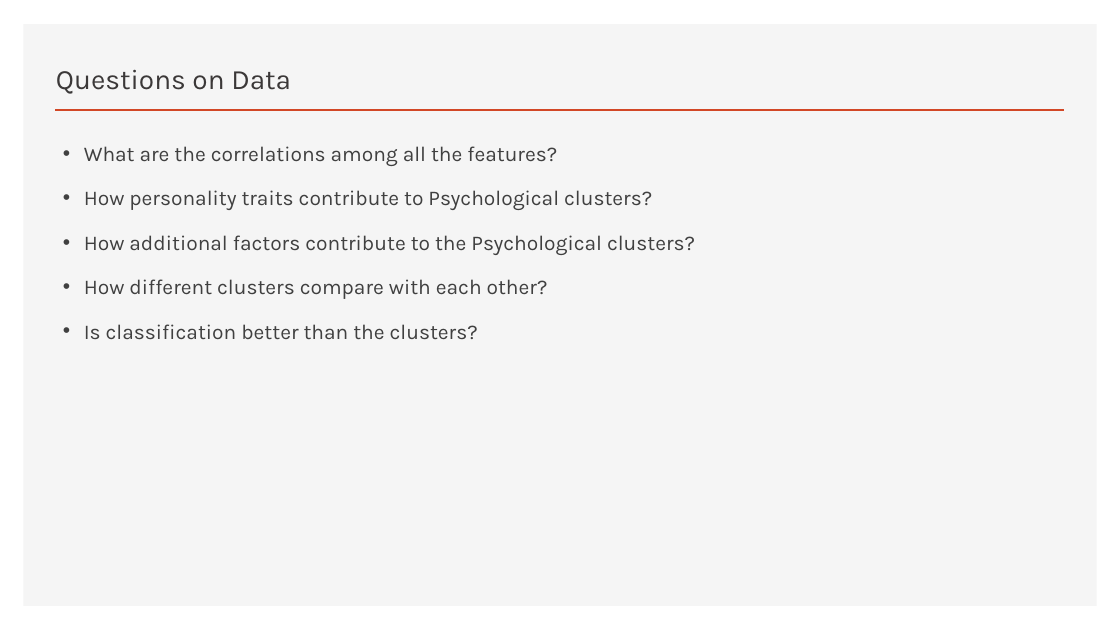
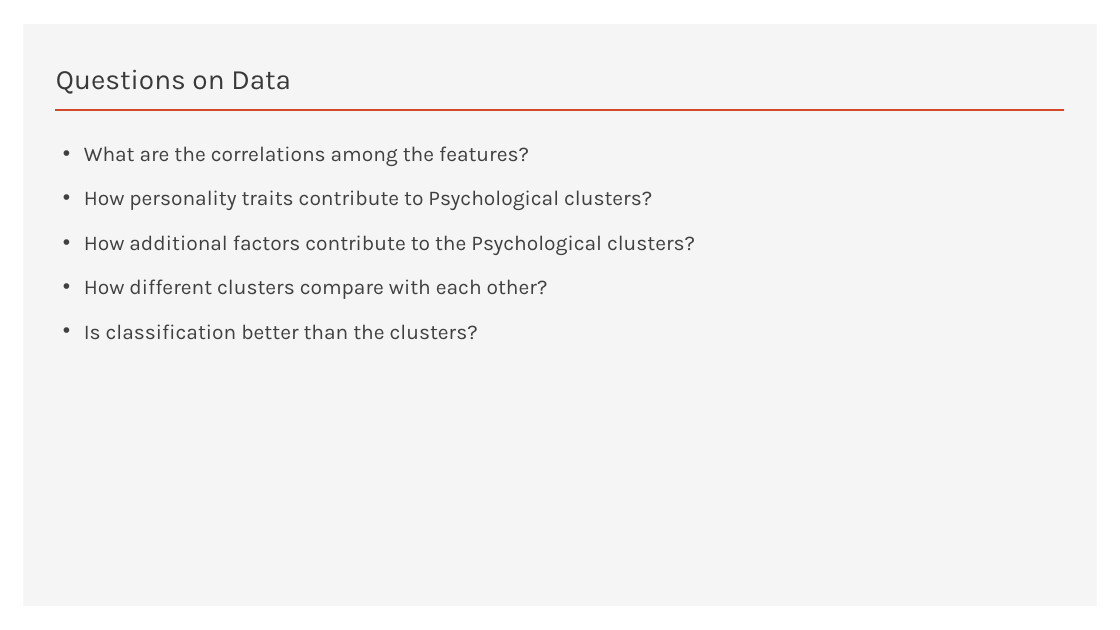
Before and after one commit to damuakula/FinalProject, a slide deck: slide 3 of PyschRegionsUS.pptx. Drawn at 1120x630 pixels with LibreOffice and Linux fonts; fonts in the diff are those of the drawing. Boxes give left, top, right and bottom in pixels: in the first picture for what was removed or moved away, otherwise in the second. Text is boxed around its words. In the diff, an @@ line names an element or a change of style, - is before the commit and + after.

```diff
--- a/PyschRegionsUS.pptx
+++ b/PyschRegionsUS.pptx
@@ text at (84, 146, 529, 166): text changed @@
-• What are the correlations among all the features?
+• What are the correlations among the features?
```
Also in this commit, not shown: 8 other slides changed, 1 slide added, 2 other files.
